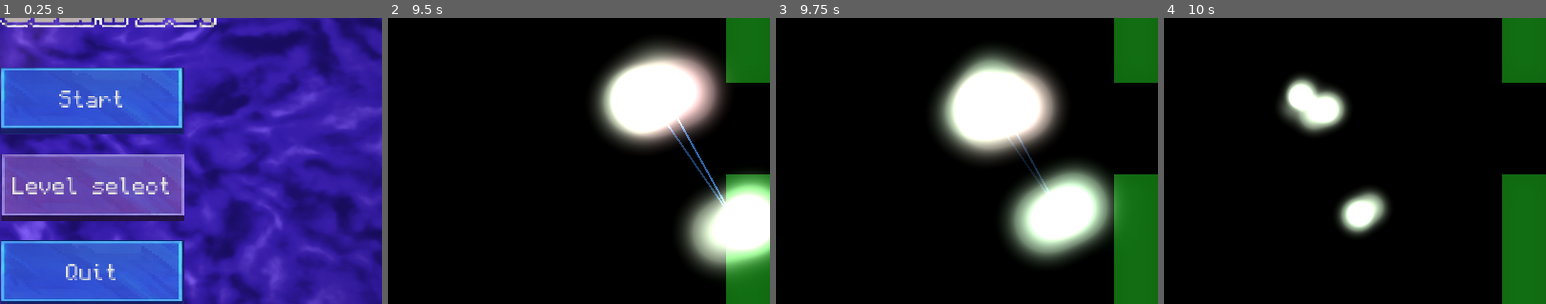
Above: before the commit, frames 1-4 (left to right).
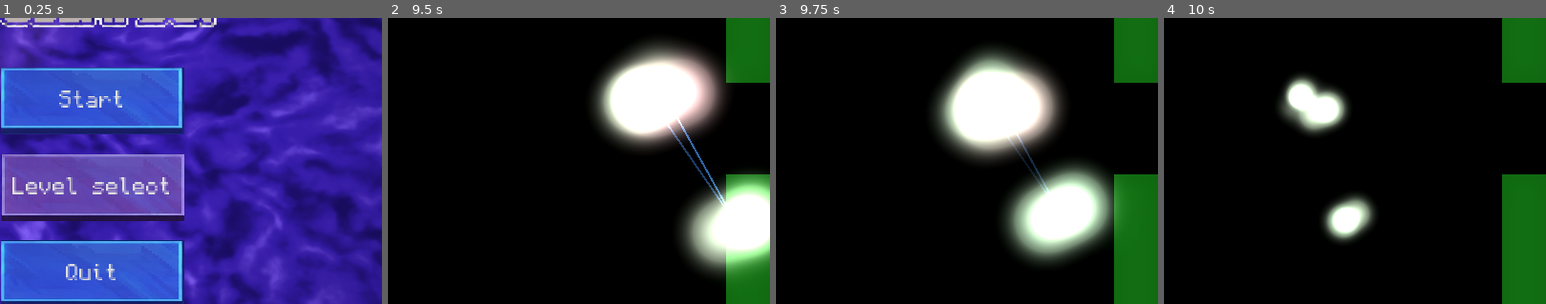
Above: after the commit, the same moments.

Repository: magnoint13/brinqo-2026
Game: Godot game, scene res://ui/MainMenu.tscn
The game is run twice, just before and just after one commit, with the same random seed, the same clock (stepped at 60 frames per second) and the same inputs. Sound files missing from this copy of the repository are replaced by a short silence.
Inputs:
- Up to frame 1 (0.25 s): no input
- Up to frame 2 (9.5 s): click "Start" at 0.5 s; hold R 1.28-2.03 s; hold W 1.28-2.78 s; tap Space at 1.52, 2.27, 3.77, 4.52, 5.27, 6.77, 7.52, 8.27 s; tap C every 1.5 s from 2.1 to 8.1 s; hold R 2.78-3.53 s; hold A 2.78-4.28 s; hold S 4.28-5.03 s; hold R 4.28-5.03 s; hold D 5.03-5.78 s; hold W 5.78-6.53 s; hold R 5.78-6.53 s; hold D 6.53-8.78 s; hold R 7.28-8.03 s; hold S from 8.78 s (still down); hold R from 8.78 s (still down)
- Up to frame 3 (9.75 s): release S at 9.53 s; release R at 9.53 s; hold A from 9.53 s (still down); tap C at 9.6 s
- Up to frame 4 (10 s): keep holding A; tap Space at 9.77 s
The pictures show only the part of the screen within x 38-88%, y 31-81%; the shares and areas given below are measured in that part.

Frames 1-3 are identical in both runs. In frame 4, 2.0% of the frame differs, in the area x 41-59%, y 59-79%.
Error in both runs: Invalid access to property or key 'collapsed_state' on a base object of type 'previously freed'. (res://scripts/particles_container.gd:181)

Commit message:
particle collision test usa su collisionshape y no un punto

Diff:
--- a/scripts/particle.gd
+++ b/scripts/particle.gd
@@ -2,6 +2,7 @@
 
 @onready var glow_light = $GlowLight
 @onready var trail_particles = $TrailParticles
+@onready var collision_shape = $CollisionShape2D
 
 var is_survived: bool = false
 var fade_alpha: float = 1.0
@@ -119,11 +120,12 @@
 			continue
 
 		# Check if position is valid (not inside a wall)
-		var query = PhysicsPointQueryParameters2D.new()
-		query.position = target_pos
+		var query = PhysicsShapeQueryParameters2D.new()
+		query.shape = collision_shape.shape
+		query.transform = Transform2D(0, target_pos)
 		query.collision_mask = collision_mask
 
-		var result = space_state.intersect_point(query)
+		var result = space_state.intersect_shape(query)
 		if result.is_empty():
 			return target_pos
 
